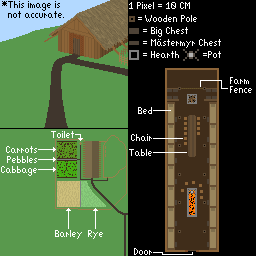
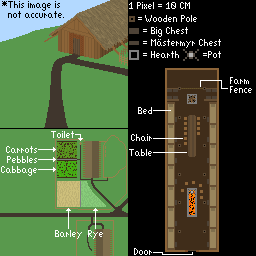
Layers edited between the first and the second 256px x 256px image:
renamed "Background" to "AlgordsHouse.png", painted on it over (x1=0, y1=198, x2=128, y2=256)
